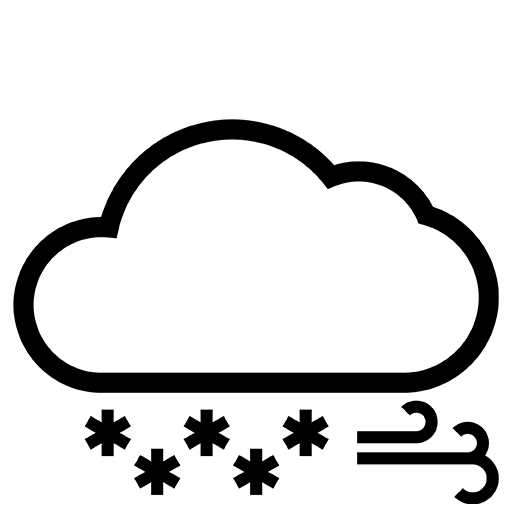
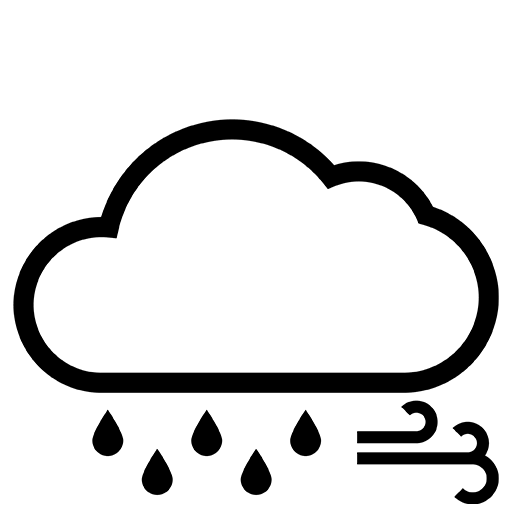
Layers edited between the first and the second 512px x 512px image:
added layer "2" above "1" over [84, 409, 329, 496]
hid "43" over [84, 409, 329, 496]
